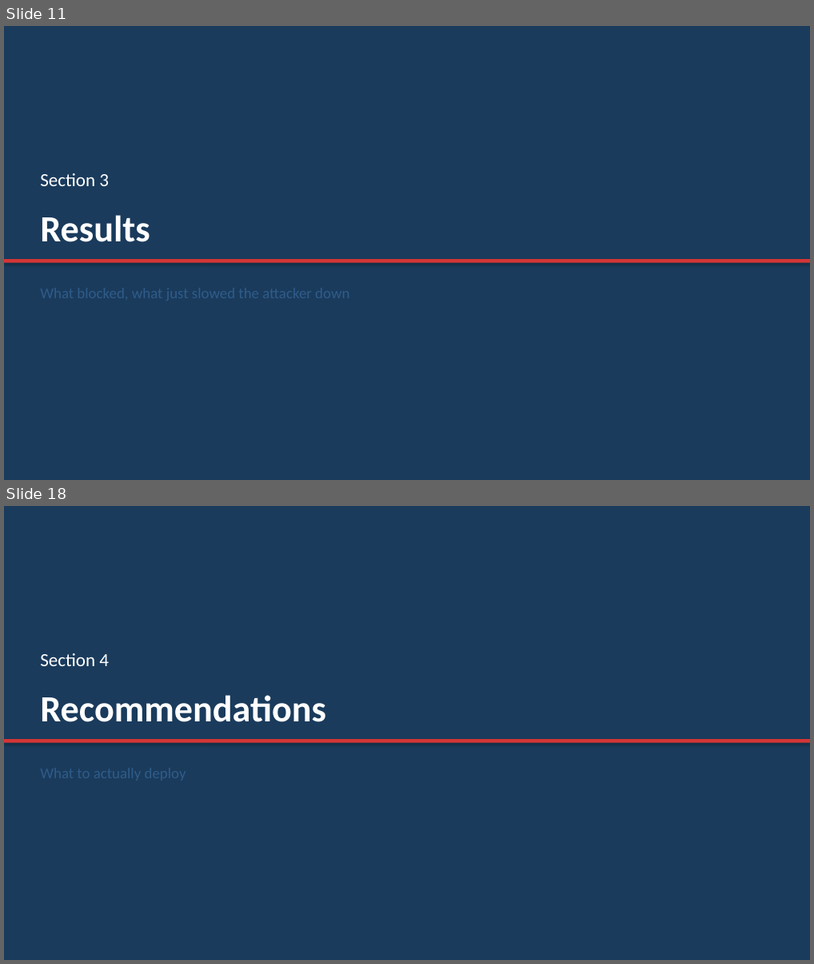
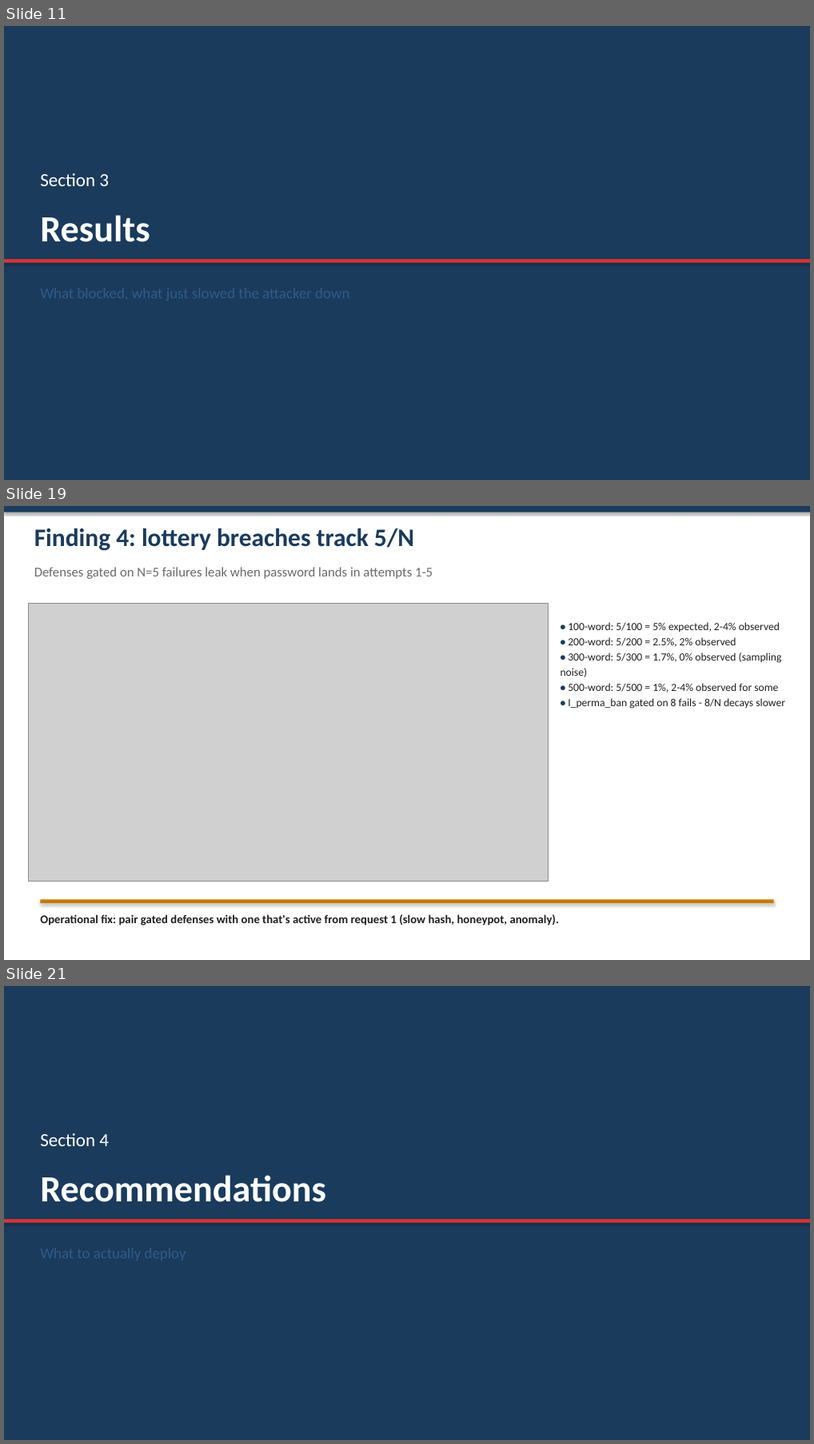
Before and after one commit to Spring-2026-Information-Security/Research-Project, a slide deck: Presentation.pptx. Shown one above the other, each under a label of ours: slides 11 and 18 before the commit, slides 11, 19 and 21 after it; the slides between them are not shown. The pictures are 814x964 and 814x1444 pixels, drawn with LibreOffice and Linux fonts; fonts in the diff are those of the drawing; grey boxes stand for pictures. Boxes give left, top, right and bottom in pixels: in the first picture for what was removed or moved away, otherwise in the second. Text is boxed around its words. In the diff, an @@ line names an element or a change of style, - is before the commit and + after.

```diff
--- a/Presentation.pptx
+++ b/Presentation.pptx
@@ slide 19 added at <box>4,506,810,960</box>, background #FFFFFF @@
@@ rectangle added at <box>4,506,810,512</box>, fill #1A3B5C @@
@@ text added at <box>34,528,414,551</box>, 30 pt, text #1A3B5C, bold @@
+Finding 4: lottery breaches track 5/N
@@ text added at <box>34,567,433,579</box>, 16 pt, text #6A6A6A @@
+Defenses gated on N=5 failures leak when password lands in attempts 1-5
@@ picture added at <box>28,603,549,881</box> @@
@@ text added at <box>561,622,786,708</box>, 13 pt, text #1F1F1F @@
+• 100-word: 5/100 = 5% expected, 2-4% observed
+• 200-word: 5/200 = 2.5%, 2% observed
+• 300-word: 5/300 = 1.7%, 0% observed (sampling noise)
+• 500-word: 5/500 = 1%, 2-4% observed for some
+• I_perma_ban gated on 8 fails - 8/N decays slower
@@ rectangle added at <box>40,900,774,903</box>, fill #C87A00 @@
@@ text added at <box>40,914,559,925</box>, 14 pt, text #1F1F1F, bold @@
+Operational fix: pair gated defenses with one that's active from request 1 (slow hash, honeypot, anomaly).
@@ what was slide 18 is now slide 21 @@
```
Also in this commit, not shown: 5 slides changed, 4 other slides added, 2 slides removed, 2 other files.
